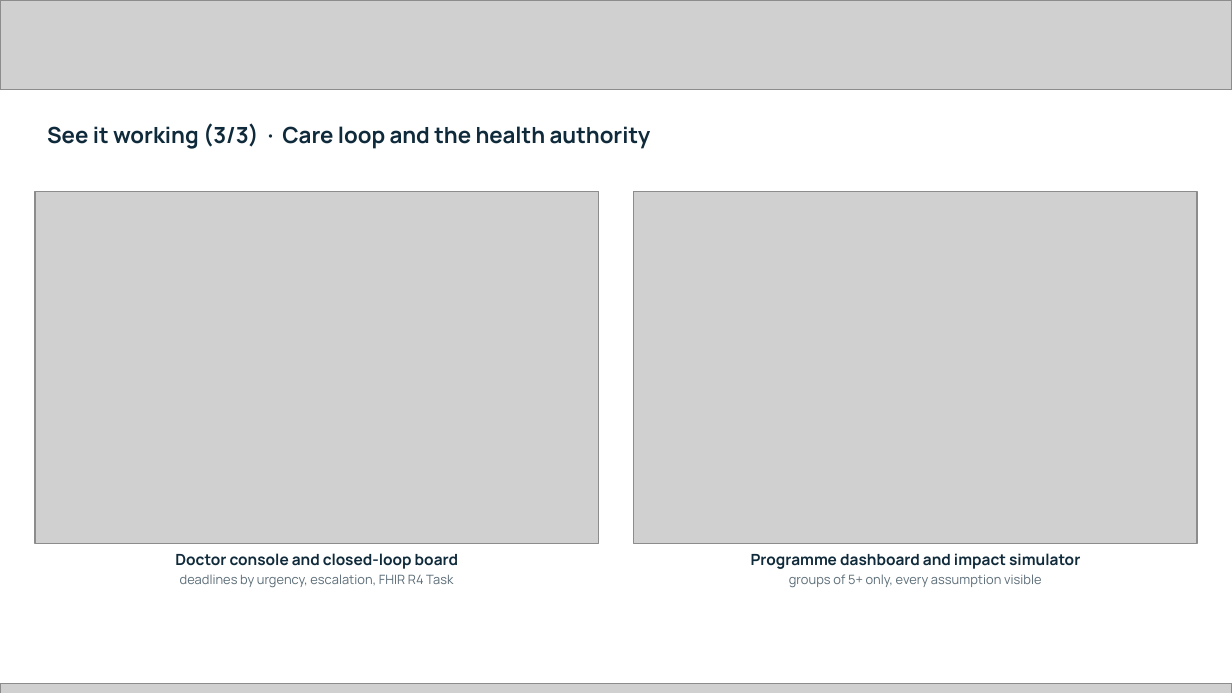
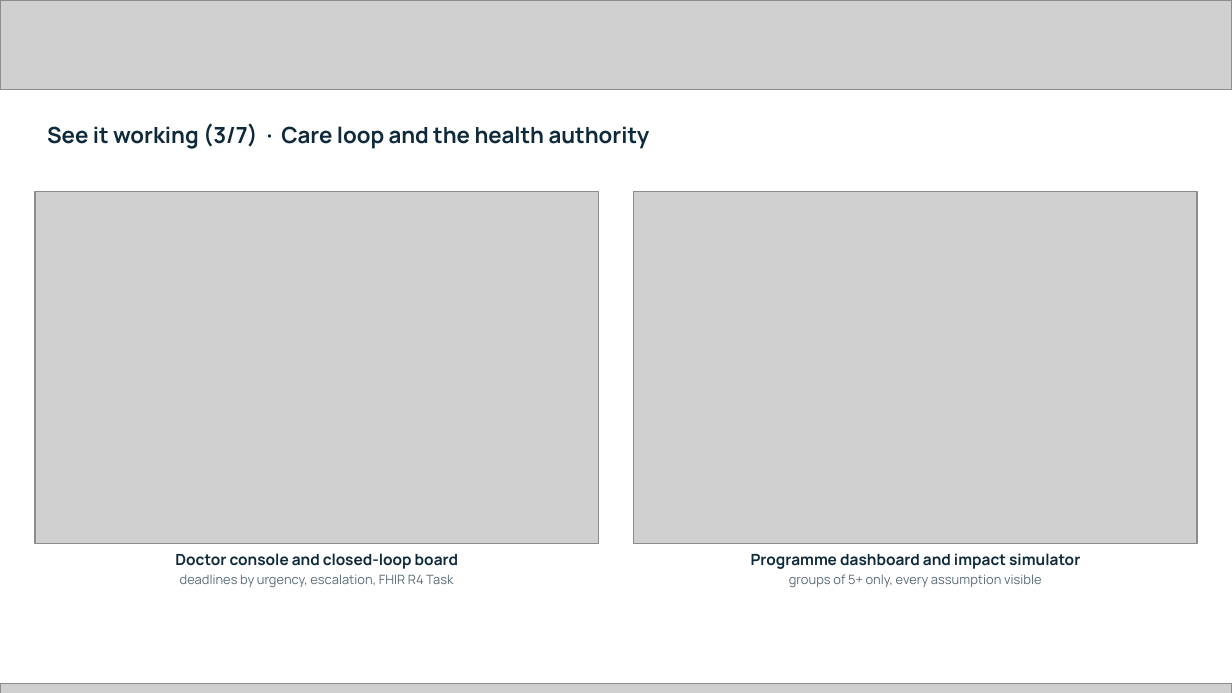
Before and after one commit to yugesh1111/riaya, a slide deck: slide 18 of docs/Riaya_Submission.pptx. Drawn at 1232x693 pixels with LibreOffice and Linux fonts; fonts in the diff are those of the drawing; grey boxes stand for pictures. Boxes give left, top, right and bottom in pixels: in the first picture for what was removed or moved away, otherwise in the second. Text is boxed around its words. In the diff, an @@ line names an element or a change of style, - is before the commit and + after.

```diff
--- a/docs/Riaya_Submission.pptx
+++ b/docs/Riaya_Submission.pptx
@@ text at (47, 123, 650, 149): text changed @@
-See it working (3/3) · Care loop and the health authority
+See it working (3/7) · Care loop and the health authority
```
Also in this commit, not shown: 2 other slides changed, 5 slides added, 1 other file.
